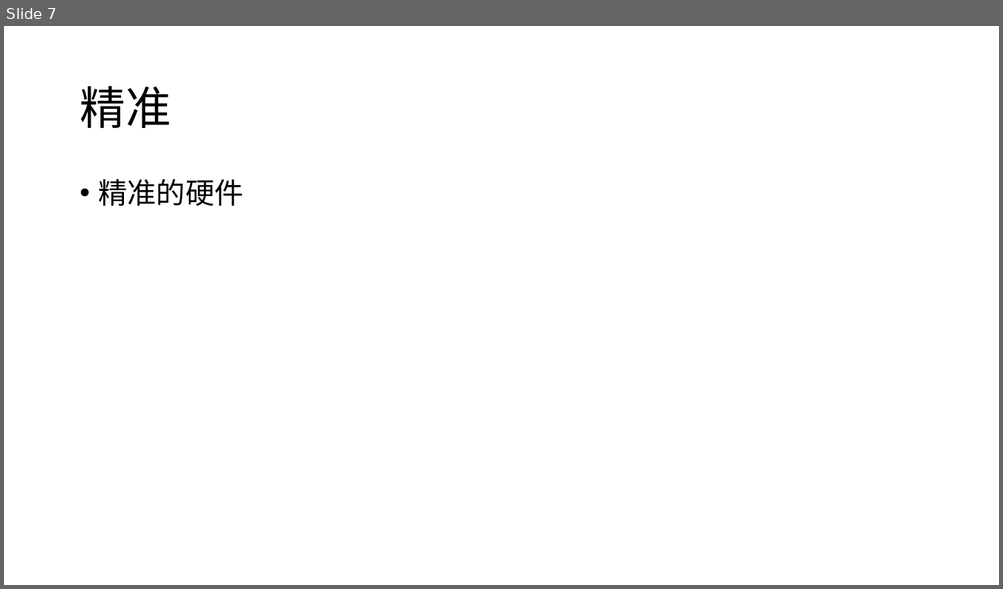
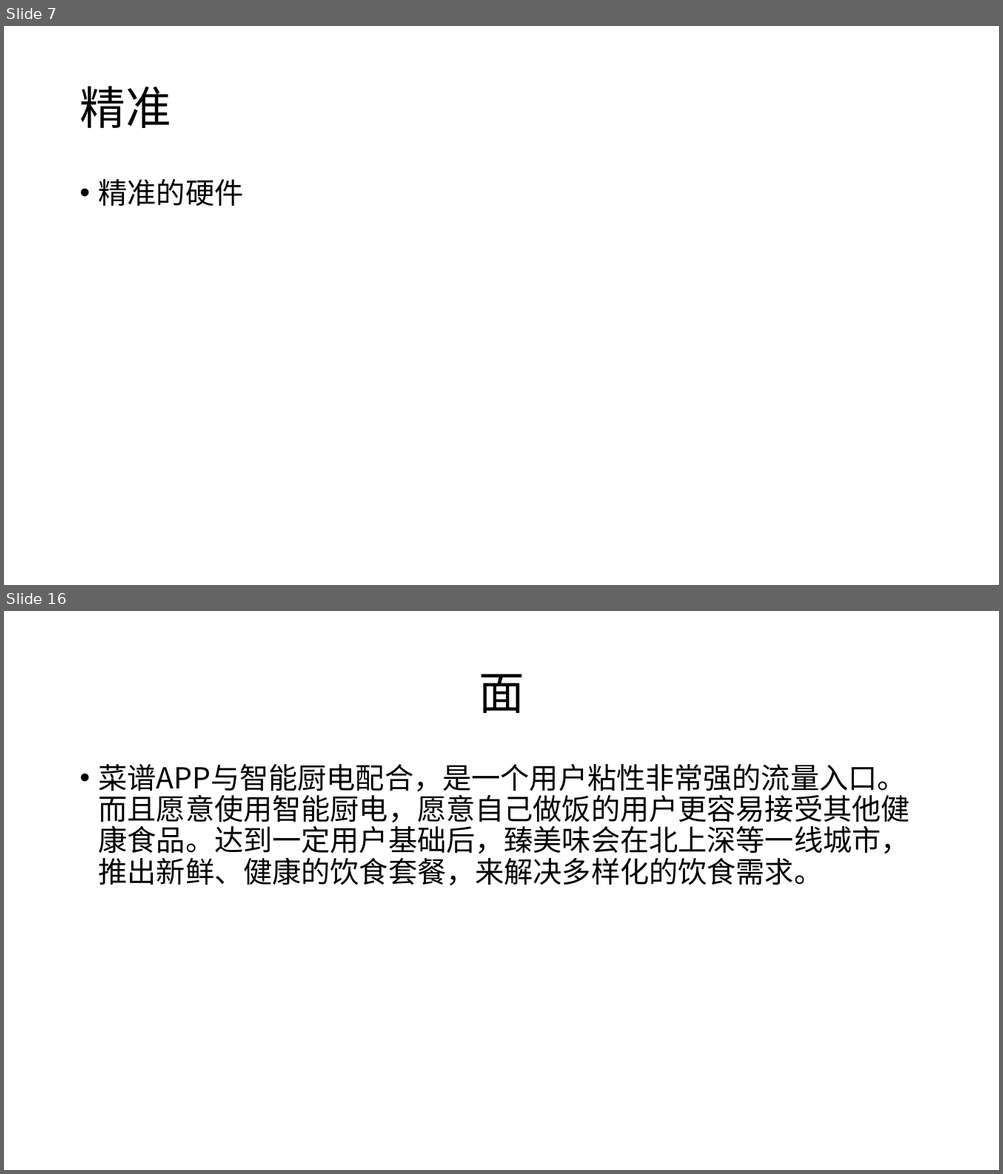
Before and after one commit to SauceX/SauceX-Doc, a slide deck: PPT/臻美味.pptx. Shown one above the other, each under a label of ours: slide 7 before the commit, slides 7 and 16 after it; the slides between them are not shown. The pictures are 1003x589 and 1003x1174 pixels, drawn with LibreOffice and Linux fonts; fonts in the diff are those of the drawing. Boxes give left, top, right and bottom in pixels: in the first picture for what was removed or moved away, otherwise in the second. Text is boxed around its words. In the diff, an @@ line names an element or a change of style, - is before the commit and + after.

```diff
--- a/PPT/臻美味.pptx
+++ b/PPT/臻美味.pptx
@@ slide 16 added at [4, 611, 999, 1170], background #FFFFFF @@
@@ title added at [478, 674, 524, 713], 44 pt, text #000000 @@
+面
@@ text added at [99, 764, 910, 886], 28 pt, text #000000 @@
+• 菜谱APP与智能厨电配合，是一个用户粘性非常强的流量入口。而且愿意使用智能厨电，愿意自己做饭的用户更容易接受其他健康食品。达到一定用户基础后，臻美味会在北上深等一线城市，推出新鲜、健康的饮食套餐，来解决多样化的饮食需求。
```
Also in this commit, not shown: 1 slide changed, 7 other slides added.
